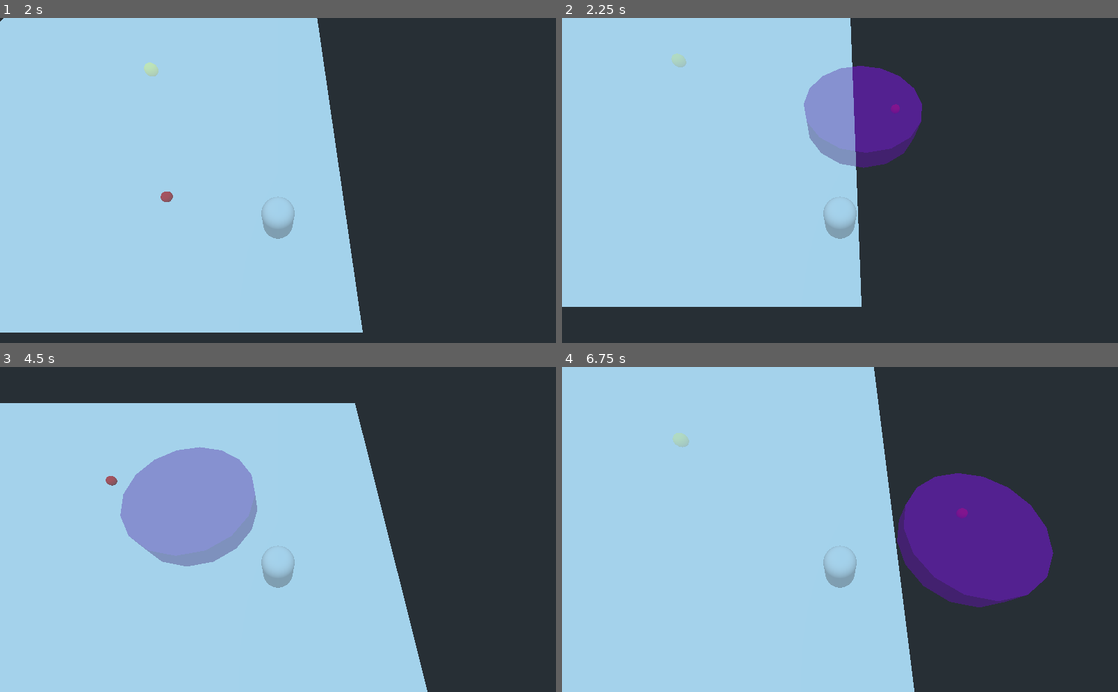
Above: before the commit, frames 1-4 (two rows, left to right).
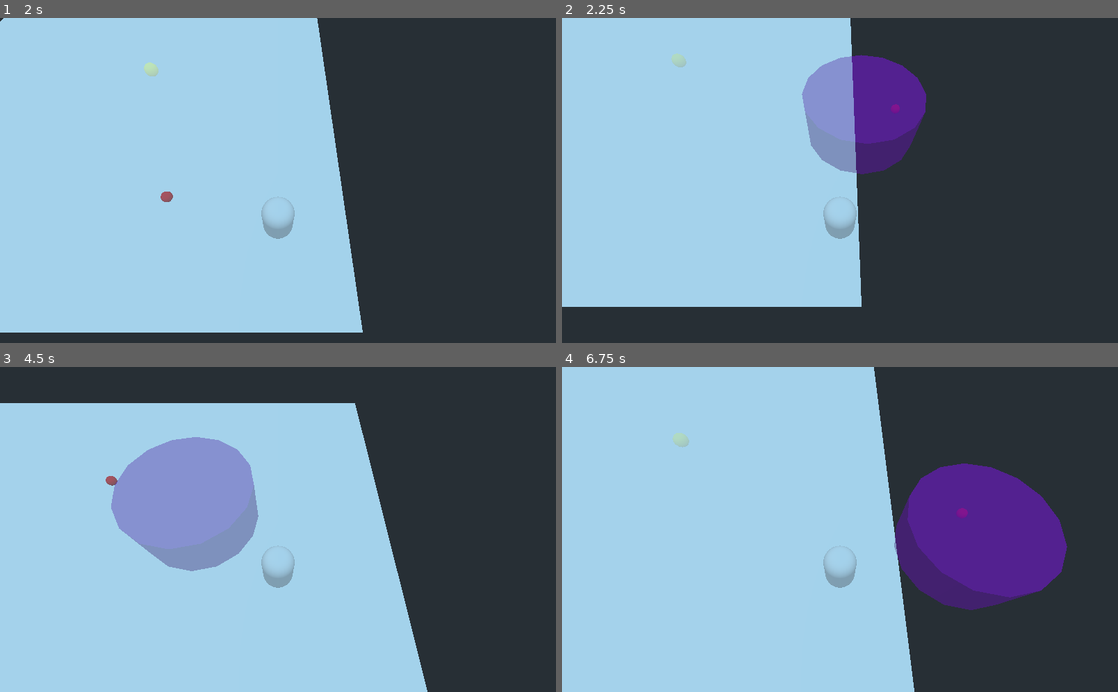
Above: after the commit, the same moments.

Repository: avinanick/WizardArenaGame
Game: Godot game, scene res://Arenas/ArenaGround.tscn
Two runs of this game, one before a commit and one after it. Both use one fixed random seed, a clock stepped at 60 frames per second and the inputs below. The project has no main scene, so this scene is started directly.
Inputs (mouse positions are in pixels of both pictures, inside the frame that each line leads up to):
- Up to frame 1 (2 s): tap Enter at 0.5 s; move the mouse to (400, 164) at 0.52 s; hold D (move_right) 0.53-1.28 s; tap 1 (cast_spell_one) at 0.6 s; move the mouse to (166, 196) at 1.27 s; hold S (move_down) from 1.28 s (still down); tap 3 (cast_spell_three) at 1.35 s
- Up to frame 2 (2.25 s): move the mouse to (895, 109) at 2.02 s; release S (move_down) at 2.03 s; hold D (move_right) from 2.03 s (still down); tap 2 (cast_spell_two) at 2.1 s
- Up to frame 3 (4.5 s): move the mouse to (250, 594) at 2.77 s; release D (move_right) at 2.78 s; hold W (move_up) 2.78-3.53 s; tap 1 (cast_spell_one) at 2.85 s; move the mouse to (444, 578) at 3.52 s; hold A (move_left) from 3.53 s (still down); tap 3 (cast_spell_three) at 3.6 s; move the mouse to (111, 480) at 4.27 s; tap 2 (cast_spell_two) at 4.35 s
- Up to frame 4 (6.75 s): move the mouse to (867, 529) at 5.02 s; release A (move_left) at 5.03 s; hold S (move_down) 5.03-5.78 s; tap 1 (cast_spell_one) at 5.1 s; move the mouse to (756, 448) at 5.77 s; hold D (move_right) 5.78-6.53 s; tap 3 (cast_spell_three) at 5.85 s; move the mouse to (962, 513) at 6.52 s; hold W (move_up) from 6.53 s (still down); tap 2 (cast_spell_two) at 6.6 s

Frame 1 is identical in both runs. In frame 2, 1.4% of the frame differs, in the area x 43-66%, y 11-49%; in frame 3, 1.4%; in frame 4, 2.4%, in the area x 59-91%, y 29-75%.

Commit message:
Increased the vertical size of the kinetic blast effect.

Diff:
--- a/Spells/KineticBlastEffect.tscn
+++ b/Spells/KineticBlastEffect.tscn
@@ -40,13 +40,11 @@
 material = SubResource( 2 )
 top_radius = 0.001
 bottom_radius = 0.001
-height = 1.0
 radial_segments = 16
 rings = 2
 
 [sub_resource type="CylinderShape" id=4]
 radius = 4.0
-height = 1.0
 
 [node name="KineticBlastEffect" instance=ExtResource( 1 )]
 script = ExtResource( 2 )
